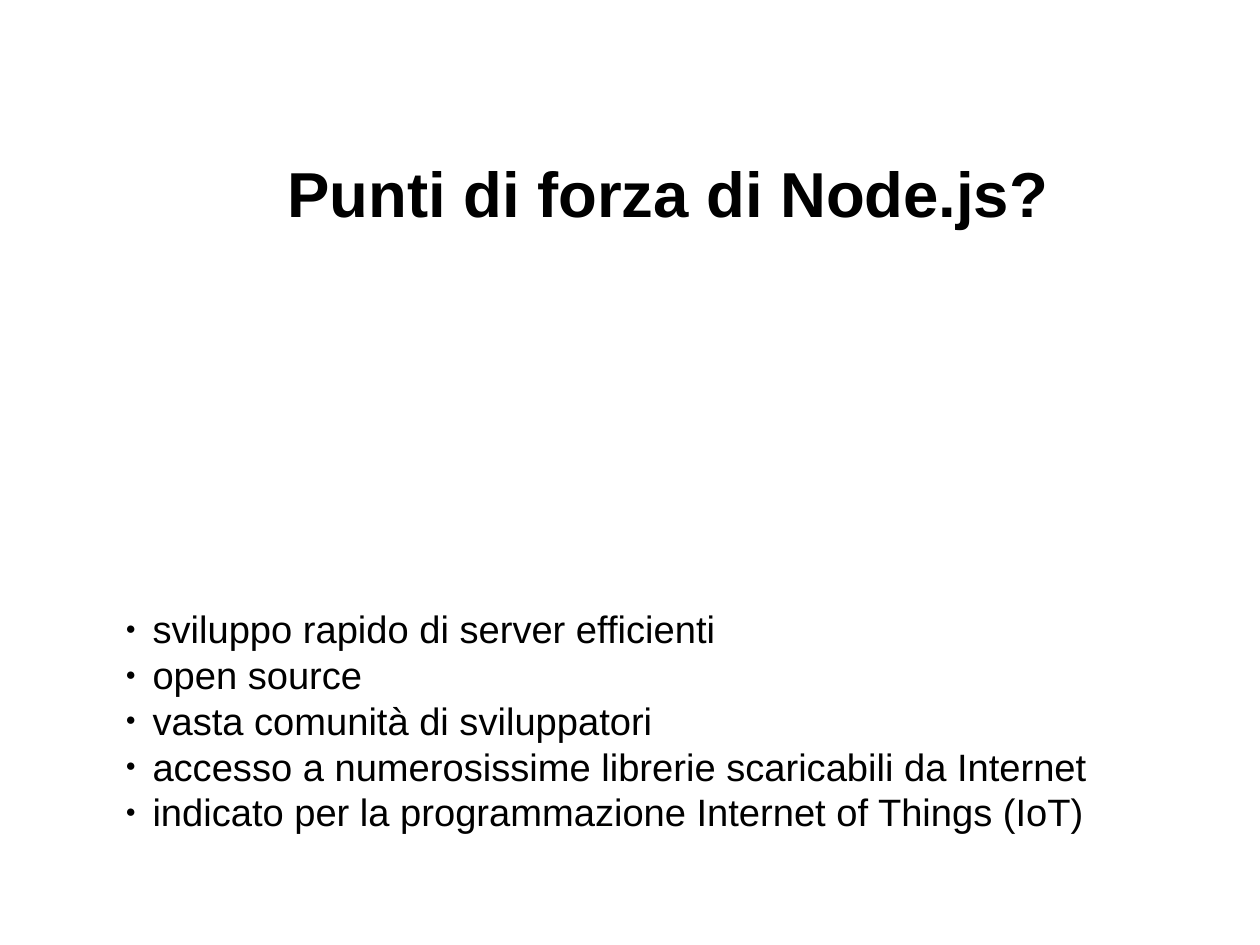
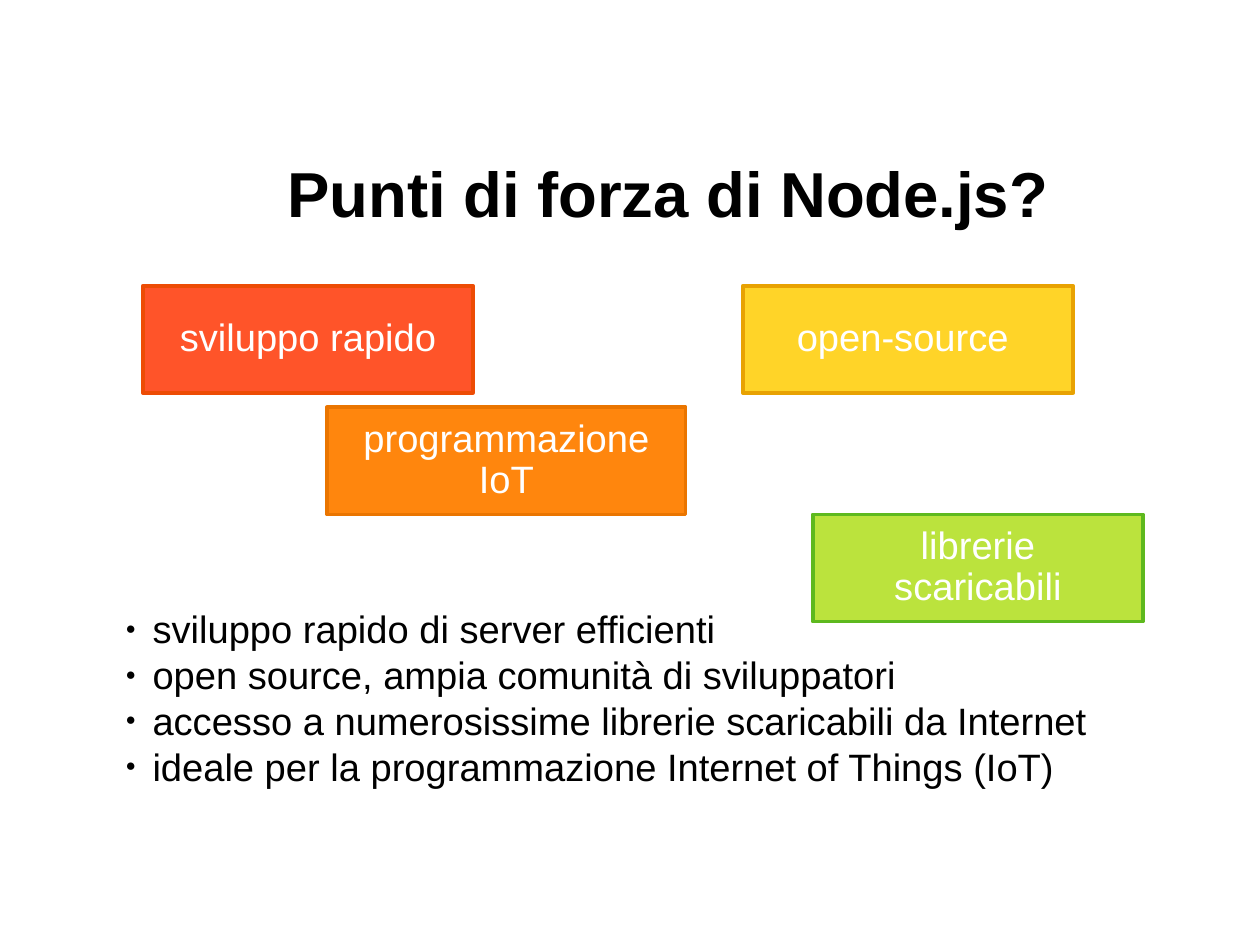
Before and after one commit to davideancona/minicorsiRAISE, a slide deck: slide 5 of iot/NodeJs1.odp. Drawn at 1260x945 pixels with LibreOffice and Linux fonts; fonts in the diff are those of the drawing. Boxes give left, top, right and bottom in pixels: in the first picture for what was removed or moved away, otherwise in the second. Text is boxed around its words. In the diff, an @@ line names an element or a change of style, - is before the commit and + after.

```diff
--- a/iot/NodeJs1.odp
+++ b/iot/NodeJs1.odp
@@ rectangle added at <box>143,286,473,393</box>, fill #FF5429, outline #ED4C05 2.3 pt, 24 pt, text #FFFFFF @@
+sviluppo rapido
@@ rectangle added at <box>743,286,1074,393</box>, fill #FFD428, outline #E8A202 2.3 pt, 24 pt, text #FFFFFF @@
+open-source
@@ rectangle added at <box>327,407,686,515</box>, fill #FF860D, outline #EA7500 2.3 pt, 24 pt, text #FFFFFF @@
+programmazione IoT
@@ rectangle added at <box>813,515,1143,622</box>, fill #BBE33D, outline #5EB91E 2.3 pt, 24 pt, text #FFFFFF @@
+librerie scaricabili
@@ text at <box>153,661,896,697</box>: text changed @@
-● open source
-● vasta comunità di sviluppatori
+● open source, ampia comunità di sviluppatori
@@ text at <box>153,753,1053,789</box>: text changed @@
-● indicato per la programmazione Internet of Things (IoT)
+● ideale per la programmazione Internet of Things (IoT)
```
Also in this commit, not shown: 5 other slides changed, 1 slide added.
